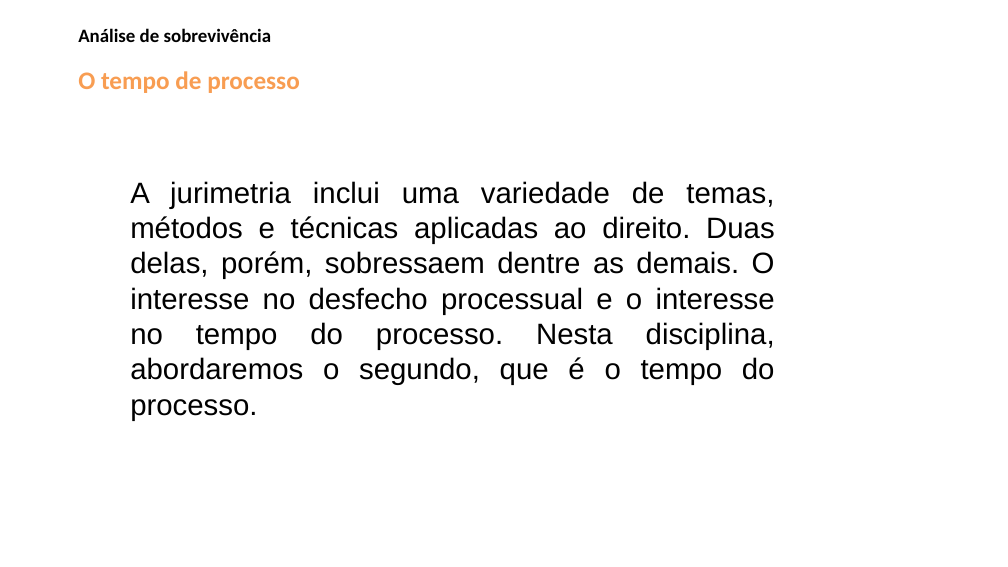
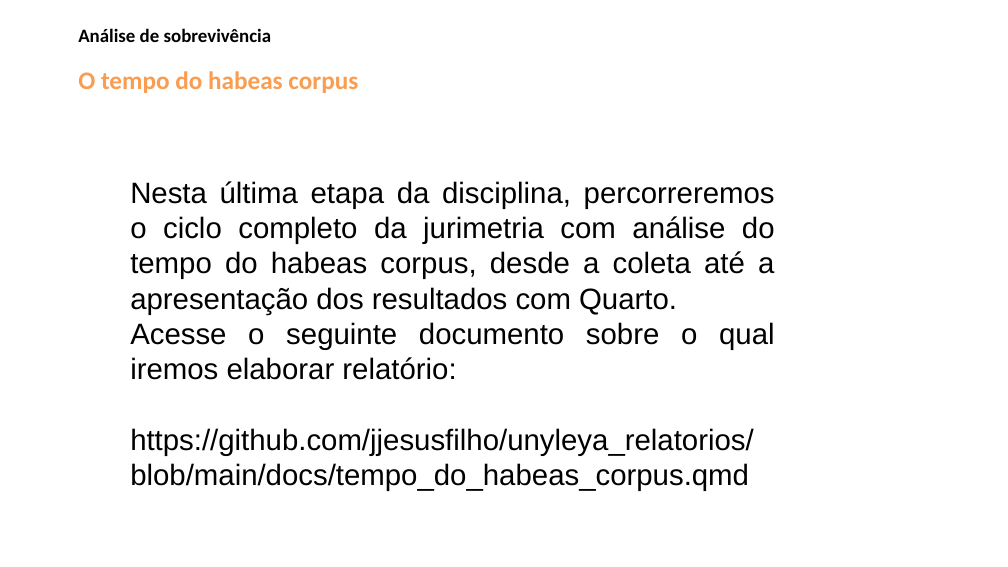
Before and after one commit to jjesusfilho/unyleya_relatorios, a slide deck: slide 2 of slides/Slides - relatorio4.pptx. Drawn at 1008x567 pixels with LibreOffice and Linux fonts; fonts in the diff are those of the drawing; background and template pictures are left out. Boxes give left, top, right and bottom in pixels: in the first picture for what was removed or moved away, otherwise in the second. Text is boxed around its words. In the diff, an @@ line names an element or a change of style, - is before the commit and + after.

```diff
--- a/slides/Slides - relatorio4.pptx
+++ b/slides/Slides - relatorio4.pptx
@@ text at [78,71,358,93]: text changed @@
-O tempo de processo
+O tempo do habeas corpus
@@ text at [130,181,775,491]: text changed @@
-A jurimetria inclui uma variedade de temas, métodos e técnicas aplicadas ao direito. Duas delas, porém, sobressaem dentre as demais. O interesse no desfecho processual e o interesse no tempo do processo. Nesta disciplina, abordaremos o segundo, que é o tempo do processo.
+Nesta última etapa da disciplina, percorreremos o ciclo completo da jurimetria com análise do tempo do habeas corpus, desde a coleta até a apresentação dos resultados com Quarto.
+Acesse o seguinte documento sobre o qual iremos elaborar relatório:
+https://github.com/jjesusfilho/unyleya_relatorios/blob/main/docs/tempo_do_habeas_corpus.qmd
```
Also in this commit, not shown: 1 other slide changed, 8 slides removed, 7 other files.
